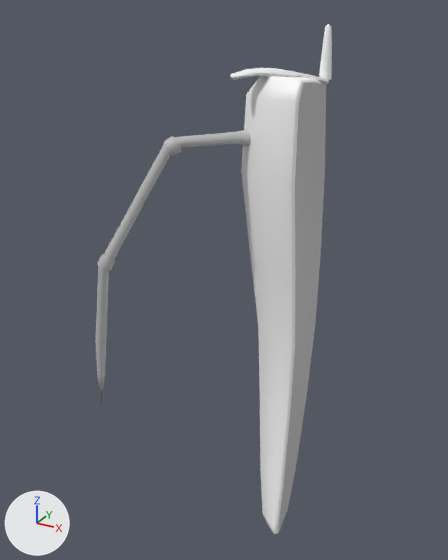
The FBX model Assets/Meshes/Food/Food_Pepper_Quater.fbx: old version first, new version second.
Camera for both pictures: a 50 mm lens placed at (0.159, -0.434, 0.216), pointed at (-0.081, 0.003, -0.002). The axes (+X, +Y, +Z) are drawn at lower left. The lights are the same throughout. Where no turn or scale is listed for an object, it has been applied to the vertices.

Objects in the first picture: 'Pepper_Quater'.
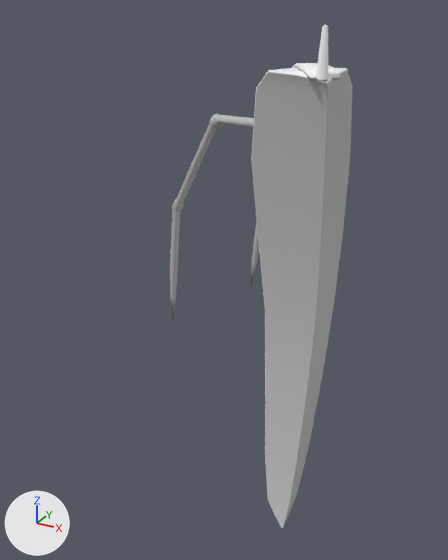
Pixel boxes (x1, y1, x2, y2) of what changed, in the pictures (448 x 560 px):
'Pepper_Quater', reshaped, moved (23% narrower): before (95, 24, 332, 534); after (170, 24, 353, 529)
part 1 of me_mesh, rebuilt (20% wider): before (241, 75, 326, 534); after (251, 68, 353, 529)
part 2 of me_mesh, added: after (251, 222, 259, 286)
part 3 of me_mesh, added: after (170, 113, 254, 320)
part 4 of me_mesh, added: after (292, 63, 340, 81)
part 5 of me_mesh, deleted: before (95, 130, 251, 405)
part 6 of me_mesh, cut back: before (230, 24, 332, 85); after (316, 24, 328, 80)

The edits, one by one:
me_mesh is used by ob_pepper_quater; location (0.0, -0.001, 0.0022).
me_mesh had 358 vertices, 351 faces and spanned x -0.13..0.009, y -0.117..0.003, z -0.202..0.204.
me_mesh now has 233 vertices, 226 faces and spans x -0.161..0.009, y -0.048..0.133, z -0.205..0.204.
me_mesh part 1: the loose piece of 60 vertices spanning x -0.057..0.006, y -0.06..0.003, z -0.202..0.173 is rebuilt with 74 vertices and now spans x -0.056..0.006, y -0.048..0.059, z -0.205..0.173.
me_mesh part 2: a new loose piece of 61 vertices spanning x -0.118..-0.02, y 0.037..0.133, z -0.073..0.138, in mat_lambert1 (grey #bcbcbc).
me_mesh part 3: a new loose piece of 61 vertices spanning x -0.161..-0.044, y 0.004..0.041, z -0.082..0.136, in mat_lambert1 (grey #bcbcbc).
me_mesh part 4: a new loose piece of 20 vertices spanning x -0.042..0.009, y -0.013..0.045, z 0.167..0.176, in mat_asset_list_0003_pasted__lambert2 (its picture is missing).
me_mesh part 5: the loose piece of 241 vertices spanning x -0.13..-0.033, y -0.117..-0.034, z -0.081..0.136 is deleted.
Part 6, on me_mesh:
55 vertices are removed from x -0.043..0.009, y -0.059..0.002, z 0.166..0.204.
50 faces are deleted.
15 vertices are added at x -0.004..0.006, y -0.011..-0.001, z 0.169..0.204.
12 new faces join them, mat_asset_list_0003_pasted__lambert2 (its picture is missing).
Object 'Pepper_Quater' (ob_pepper_quater) moves from (0.0, -0.001, 0.0022) to (0.0, 0.0, 0.0022).
